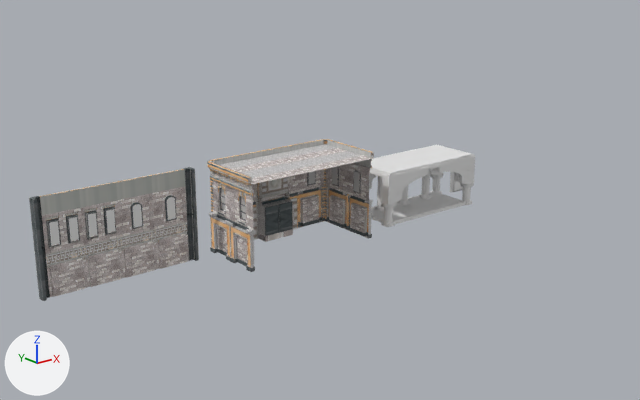
A saved change to the FBX model Assets/ART/Models/Environment/Imports/BlockoutHouse02.fbx.
Before and after are seen from a 50 mm lens placed at (-467.8, -88.2, 39.3), pointed at (-405.2, -9.9, 8.0). The lights are fixed; the arrows at lower left show +X, +Y and +Z. Where no turn or scale is listed for an object, it has been applied to the vertices.

Names of what the first picture shows: 'House_Wall', 'Tempel', 'Voyer'.
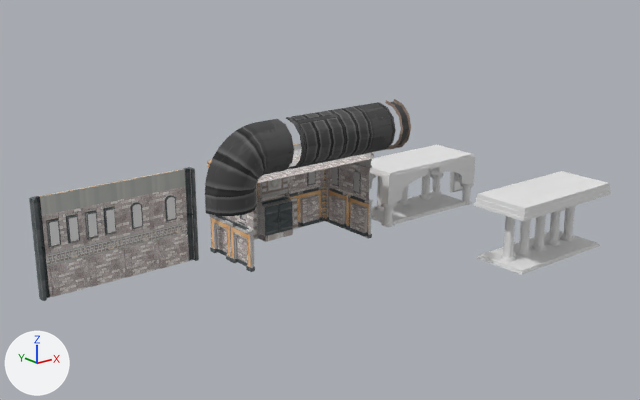
The change in detail:
Picture 'TEX_MetalTrimSheet_basecolor.png' (img_tex_metaltrimsheet_basecolor_png) is new.
Picture 'TEX_MetalTrimSheet_normal.png' (img_tex_metaltrimsheet_normal_png) is new.
Material 'MetalAtlas' (mat_metalatlas) is new.
Uses the picture img_tex_metaltrimsheet_basecolor_png.
Uses the picture img_tex_metaltrimsheet_normal_png.
Mesh me_bigtubeconnector_002 is new.
It has 35 vertices, 24 faces and spans x -0.6..0.6, y -2.76..0.12, z -2.76..2.76.
It uses material mat_metalatlas.
Mesh me_bigtube_002 is new.
It has 140 vertices, 138 faces and spans x -6.08..6.35, y -2.65..0.02, z -2.65..2.65.
It uses material mat_metalatlas.
Mesh me_plane_168 is new.
It has 868 vertices, 789 faces and spans x -0.9..16.0, y -0.2..7.3, z 0.0..8.3.
It uses material mat_ts_blender_01.
Mesh me_cylinder_028 is new.
It has 154 vertices, 152 faces and spans x -8.56..0.0, y -2.65..0.02, z -5.34..2.65.
It uses material mat_metalatlas.
Object 'Tunnel_Connect' (ob_tunnel_connect) is new; it shows me_bigtubeconnector_002.
Its location is (-402.71, -18.87, 18.27).
Object 'Tunnel_Straight' (ob_tunnel_straight) is new; it shows me_bigtube_002.
Its location is (-410.63, -18.87, 18.27).
Object 'WallEmpty Down.006' (ob_wallempty_down_006) is new; it shows me_plane_168.
Its location is (-389.21, -27.78, 0.07).
Object 'Tunnel_Curve90' (ob_tunnel_curve90) is new; it shows me_cylinder_028.
Its location is (-417.72, -18.87, 18.27).

Changed parts and their boxes (x1, y1, x2, y2) in the pictures (640 x 400 px):
'WallEmpty Down.006', added: after (474, 171, 611, 275)
'Tunnel_Curve90', added: after (205, 119, 294, 216)
'Tunnel_Straight', added: after (286, 102, 396, 169)
'Tunnel_Connect', added: after (385, 99, 411, 150)
